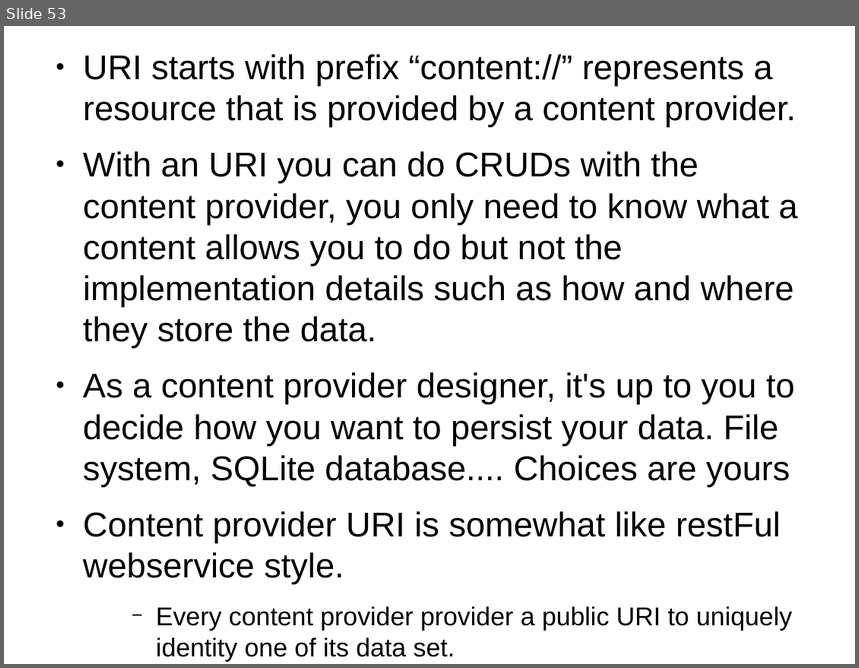
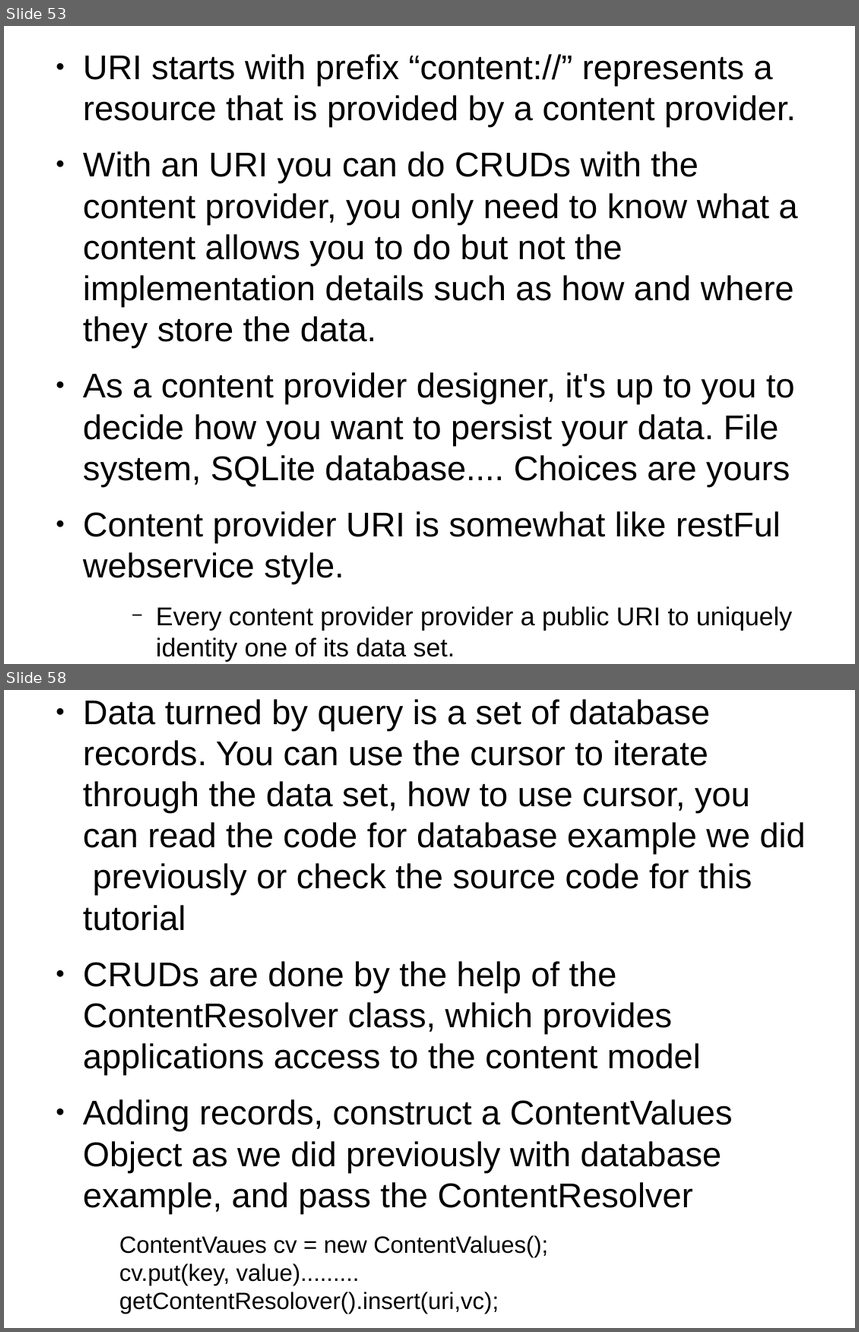
Before and after one commit to thegreatdao/testa, a slide deck: assets/android2.odp. Shown one above the other, each under a label of ours: slide 53 before the commit, slides 53 and 58 after it; the slides between them are not shown. The pictures are 859x668 and 859x1332 pixels, drawn with LibreOffice and Linux fonts; fonts in the diff are those of the drawing. Boxes give left, top, right and bottom in pixels: in the first picture for what was removed or moved away, otherwise in the second. Text is boxed around its words. In the diff, an @@ line names an element or a change of style, - is before the commit and + after.

Commit message:
added content provider description need to add example

```diff
--- a/assets/android2.odp
+++ b/assets/android2.odp
@@ slide 58 added at [4, 690, 855, 1328], background #FFFFFF @@
@@ text added at [83, 699, 806, 1315], 32 pt, text #000000 @@
+● Data turned by query is a set of database records. You can use the cursor to iterate through the data set, how to use cursor, you can read the code for database example we did previously or check the source code for this tutorial
+● CRUDs are done by the help of the ContentResolver class, which provides applications access to the content model
+● Adding records, construct a ContentValues Object as we did previously with database example, and pass the ContentResolver
+  ContentVaues cv = new ContentValues();
+  cv.put(key, value).........
+  getContentResolover().insert(uri,vc);
```
Also in this commit, not shown: 1 slide changed, 9 other slides added, 4 other files.
